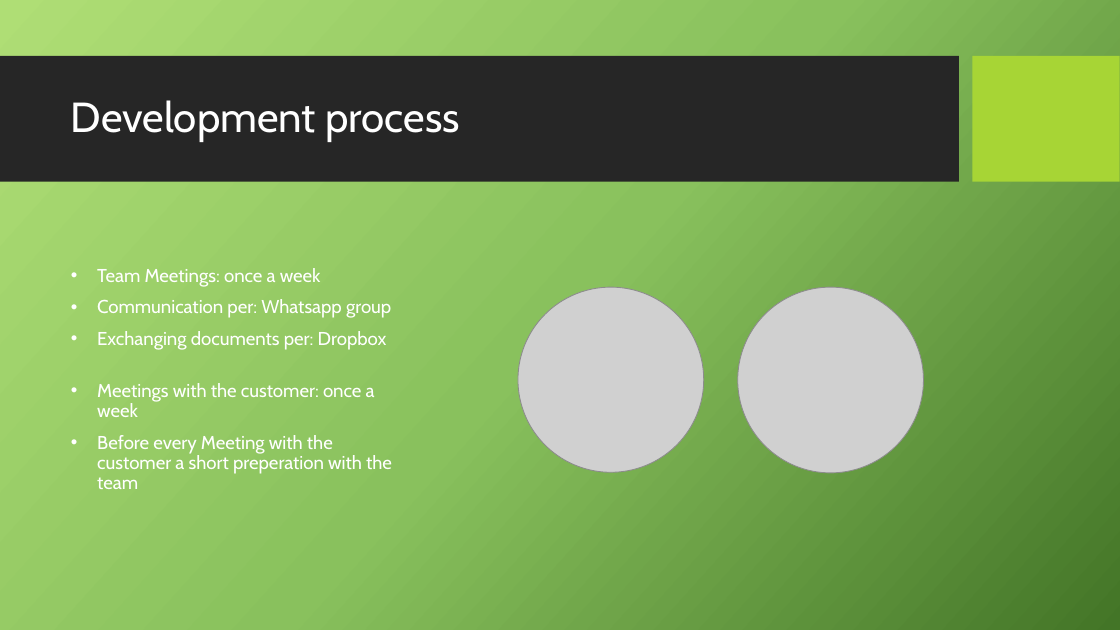
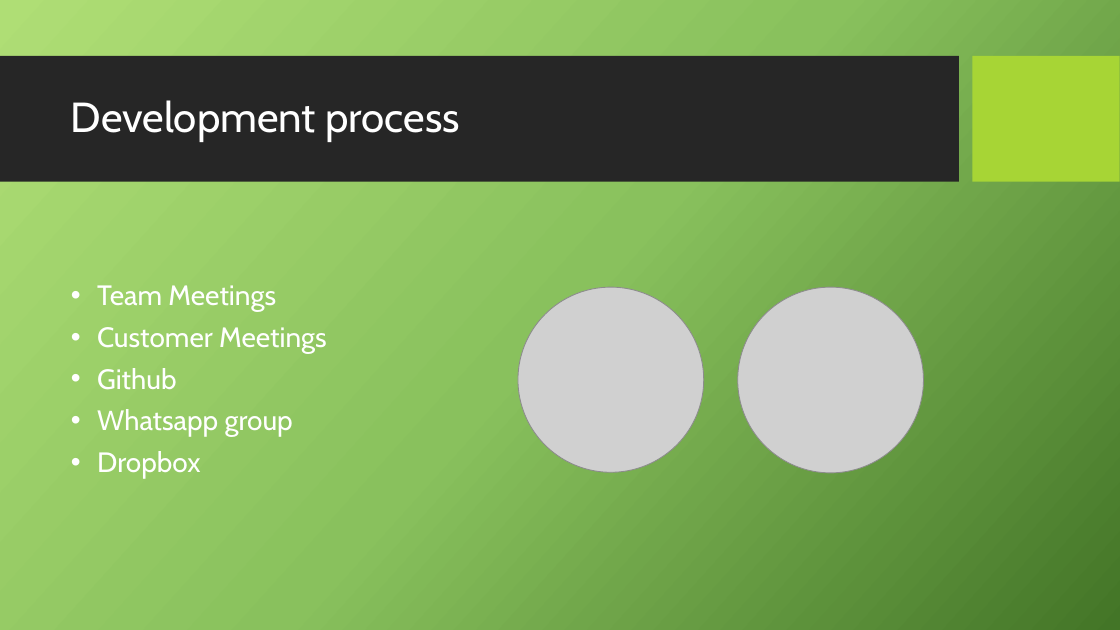
Before and after one commit to scg-unibe-ch/ese2017-team2, a slide deck: slide 5 of Presentation/Presentation.pptx. Drawn at 1120x630 pixels with LibreOffice and Linux fonts; fonts in the diff are those of the drawing; grey boxes stand for pictures; background and template pictures are left out. Boxes give left, top, right and bottom in pixels: in the first picture for what was removed or moved away, otherwise in the second. Text is boxed around its words. In the diff, an @@ line names an element or a change of style, - is before the commit and + after.

Commit message:
Update presentation

```diff
--- a/Presentation/Presentation.pptx
+++ b/Presentation/Presentation.pptx
@@ text at (97,285,327,479): text changed; size 16 to 24 pt @@
-• Team Meetings: once a week
-• Communication per: Whatsapp group
-• Exchanging documents per: Dropbox
-• Meetings with the customer: once a week
-• Before every Meeting with the customer a short preperation with the team
+• Team Meetings
+• Customer Meetings
+• Github
+• Whatsapp group
+• Dropbox
```
Also in this commit, not shown: 4 other slides changed, 1 slide added, 1 slide removed.
